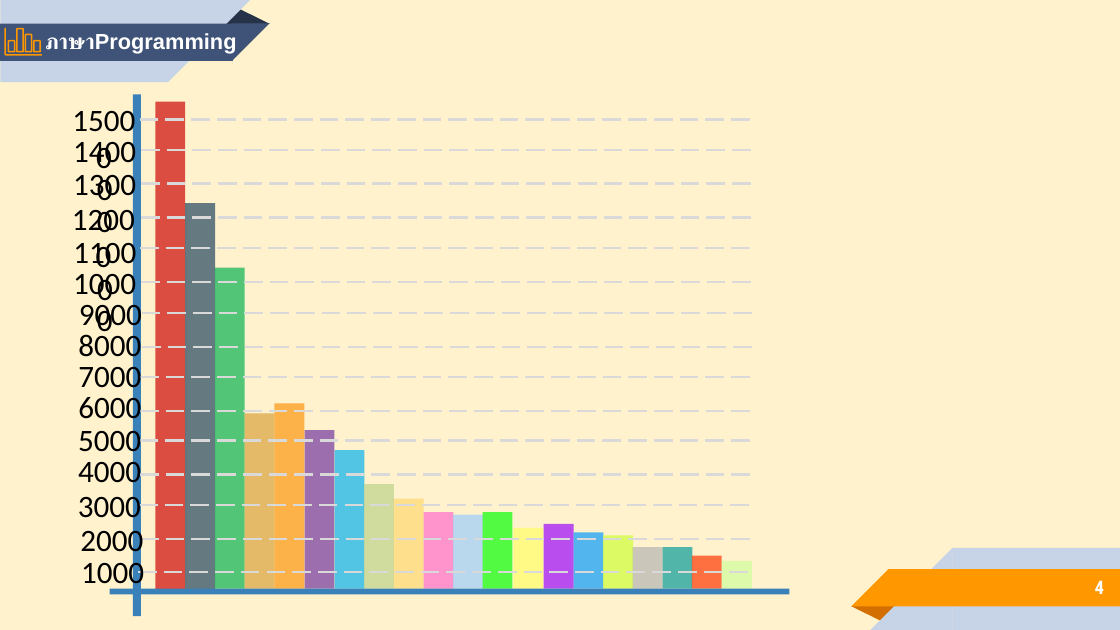
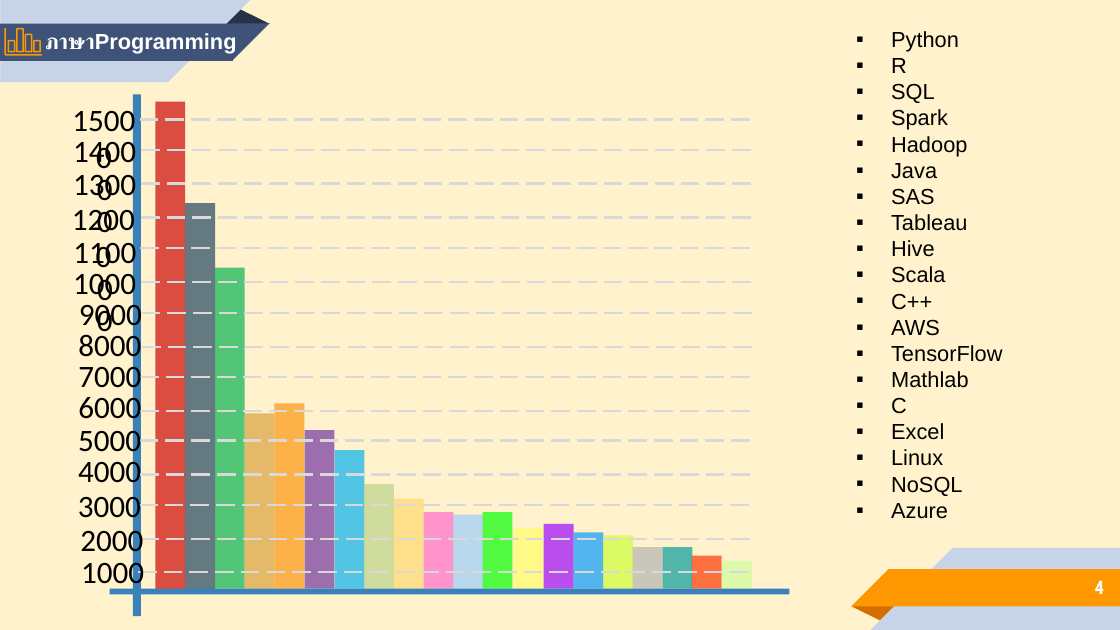
Before and after one commit to Kuroishi1221/Demand-Skills-for-Data-Scientists, a slide deck: slide 4 of presentaion/Present.pptx. Drawn at 1120x630 pixels with LibreOffice and Linux fonts; fonts in the diff are those of the drawing. Boxes give left, top, right and bottom in pixels: in the first picture for what was removed or moved away, otherwise in the second. Text is boxed around its words. In the diff, an @@ line names an element or a change of style, - is before the commit and + after.

```diff
--- a/presentaion/Present.pptx
+++ b/presentaion/Present.pptx
@@ text added at [891,31,1002,519], 14 pt, text #000000 @@
+▪ Python
+▪ R
+▪ SQL
+▪ Spark
+▪ Hadoop
+▪ Java
+▪ SAS
+▪ Tableau
+▪ Hive
+▪ Scala
+▪ C++
+▪ AWS
+▪ TensorFlow
+▪ Mathlab
+▪ C
+▪ Excel
+▪ Linux
+▪ NoSQL
+▪ Azure
```
Also in this commit, not shown: 1 slide removed.
